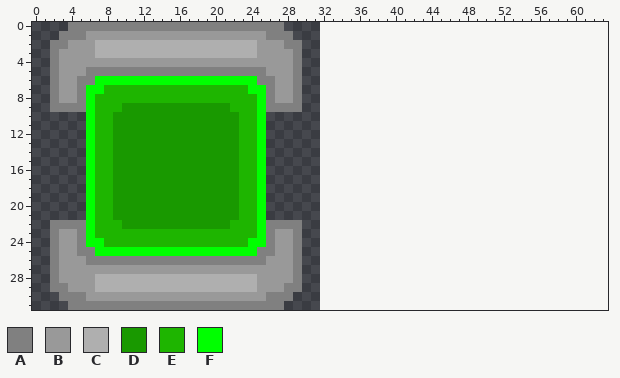
Pixel-art sprite -- ChanceOfPrecipitation/ChanceOfPrecipitationContent/Items.png. The picture above was drawn from the file before the commit.
The file is 32x32 pixels. The old version is drawn lined up with the new one, on the new canvas.
Palette (. is transparent): A #808080  B #999999  C #afafaf  D #199900  E #1eb500  F #00ff00
Pixels before, first column x 2:
 0 ..AAAAAAAAAAAAAAAAAAAAAAAA..
 1 .AAABBBBBBBBBBBBBBBBBBBBAAA.
 2 AABBBCCCCCCCCCCCCCCCCCCBBBAA
 3 ABBBBCCCCCCCCCCCCCCCCCCBBBBA
 4 ABBBBBBBBBBBBBBBBBBBBBBBBBBA
 5 ABBBAAAAAAAAAAAAAAAAAAAABBBA
 6 ABBAAFFFFFFFFFFFFFFFFFFAABBA
 7 ABBAFFEEEEEEEEEEEEEEEEFFABBA
 8 ABBAFEEEEEEEEEEEEEEEEEEFABBA
 9 AAAAFEEEDDDDDDDDDDDDEEEFAAAA
10 ....FEEDDDDDDDDDDDDDDEEF....
11 ....FEEDDDDDDDDDDDDDDEEF....
12 ....FEEDDDDDDDDDDDDDDEEF....
13 ....FEEDDDDDDDDDDDDDDEEF....
14 ....FEEDDDDDDDDDDDDDDEEF....
15 ....FEEDDDDDDDDDDDDDDEEF....
16 ....FEEDDDDDDDDDDDDDDEEF....
17 ....FEEDDDDDDDDDDDDDDEEF....
18 ....FEEDDDDDDDDDDDDDDEEF....
19 ....FEEDDDDDDDDDDDDDDEEF....
20 ....FEEDDDDDDDDDDDDDDEEF....
21 ....FEEDDDDDDDDDDDDDDEEF....
22 AAAAFEEEDDDDDDDDDDDDEEEFAAAA
23 ABBAFEEEEEEEEEEEEEEEEEEFABBA
24 ABBAFFEEEEEEEEEEEEEEEEFFABBA
25 ABBAAFFFFFFFFFFFFFFFFFFAABBA
26 ABBBAAAAAAAAAAAAAAAAAAAABBBA
27 ABBBBBBBBBBBBBBBBBBBBBBBBBBA
28 ABBBBCCCCCCCCCCCCCCCCCCBBBBA
29 AABBBCCCCCCCCCCCCCCCCCCBBBAA
30 .AAABBBBBBBBBBBBBBBBBBBBAAA.
31 ..AAAAAAAAAAAAAAAAAAAAAAAA..
After the commit:
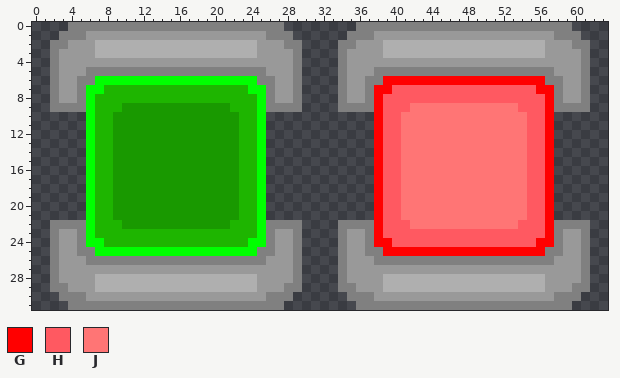
Colours new in this view: G #ff0000  H #ff5961  J #ff7575
Diff:
{"change": "canvas 32x32 -> 64x32"}
{"y":0,"x":36,"old":"........................","new":"AAAAAAAAAAAAAAAAAAAAAAAA"}
{"y":1,"x":35,"old":"..........................","new":"AAABBBBBBBBBBBBBBBBBBBBAAA"}
{"y":2,"x":34,"old":"............................","new":"AABBBCCCCCCCCCCCCCCCCCCBBBAA"}
{"y":3,"x":34,"old":"............................","new":"ABBBBCCCCCCCCCCCCCCCCCCBBBBA"}
{"y":4,"x":34,"old":"............................","new":"ABBBBBBBBBBBBBBBBBBBBBBBBBBA"}
{"y":5,"x":34,"old":"............................","new":"ABBBAAAAAAAAAAAAAAAAAAAABBBA"}
{"y":6,"x":34,"old":"............................","new":"ABBAAGGGGGGGGGGGGGGGGGGAABBA"}
{"y":7,"x":34,"old":"............................","new":"ABBAGGHHHHHHHHHHHHHHHHGGABBA"}
{"y":8,"x":34,"old":"............................","new":"ABBAGHHHHHHHHHHHHHHHHHHGABBA"}
{"y":9,"x":34,"old":"............................","new":"AAAAGHHHJJJJJJJJJJJJHHHGAAAA"}
{"y":10,"x":38,"old":"....................","new":"GHHJJJJJJJJJJJJJJHHG"}
{"y":11,"x":38,"old":"....................","new":"GHHJJJJJJJJJJJJJJHHG"}
{"y":12,"x":38,"old":"....................","new":"GHHJJJJJJJJJJJJJJHHG"}
{"y":13,"x":38,"old":"....................","new":"GHHJJJJJJJJJJJJJJHHG"}
{"y":14,"x":38,"old":"....................","new":"GHHJJJJJJJJJJJJJJHHG"}
{"y":15,"x":38,"old":"....................","new":"GHHJJJJJJJJJJJJJJHHG"}
{"y":16,"x":38,"old":"....................","new":"GHHJJJJJJJJJJJJJJHHG"}
{"y":17,"x":38,"old":"....................","new":"GHHJJJJJJJJJJJJJJHHG"}
{"y":18,"x":38,"old":"....................","new":"GHHJJJJJJJJJJJJJJHHG"}
{"y":19,"x":38,"old":"....................","new":"GHHJJJJJJJJJJJJJJHHG"}
{"y":20,"x":38,"old":"....................","new":"GHHJJJJJJJJJJJJJJHHG"}
{"y":21,"x":38,"old":"....................","new":"GHHJJJJJJJJJJJJJJHHG"}
{"y":22,"x":34,"old":"............................","new":"AAAAGHHHJJJJJJJJJJJJHHHGAAAA"}
{"y":23,"x":34,"old":"............................","new":"ABBAGHHHHHHHHHHHHHHHHHHGABBA"}
{"y":24,"x":34,"old":"............................","new":"ABBAGGHHHHHHHHHHHHHHHHGGABBA"}
{"y":25,"x":34,"old":"............................","new":"ABBAAGGGGGGGGGGGGGGGGGGAABBA"}
{"y":26,"x":34,"old":"............................","new":"ABBBAAAAAAAAAAAAAAAAAAAABBBA"}
{"y":27,"x":34,"old":"............................","new":"ABBBBBBBBBBBBBBBBBBBBBBBBBBA"}
{"y":28,"x":34,"old":"............................","new":"ABBBBCCCCCCCCCCCCCCCCCCBBBBA"}
{"y":29,"x":34,"old":"............................","new":"AABBBCCCCCCCCCCCCCCCCCCBBBAA"}
{"y":30,"x":35,"old":"..........................","new":"AAABBBBBBBBBBBBBBBBBBBBAAA"}
{"y":31,"x":36,"old":"........................","new":"AAAAAAAAAAAAAAAAAAAAAAAA"}
